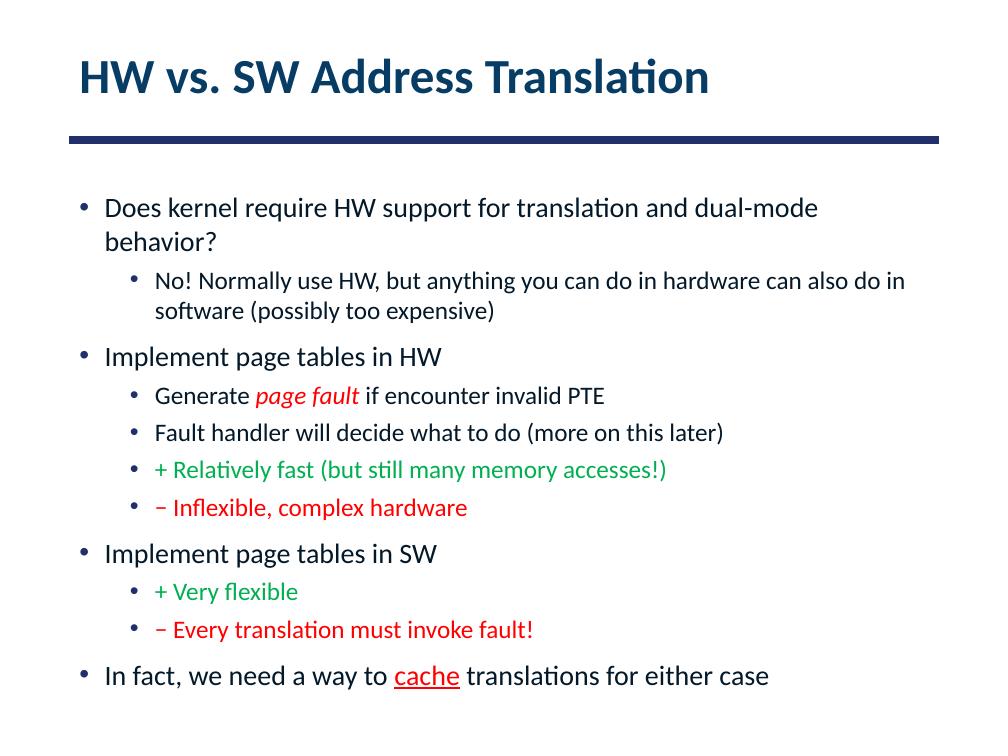
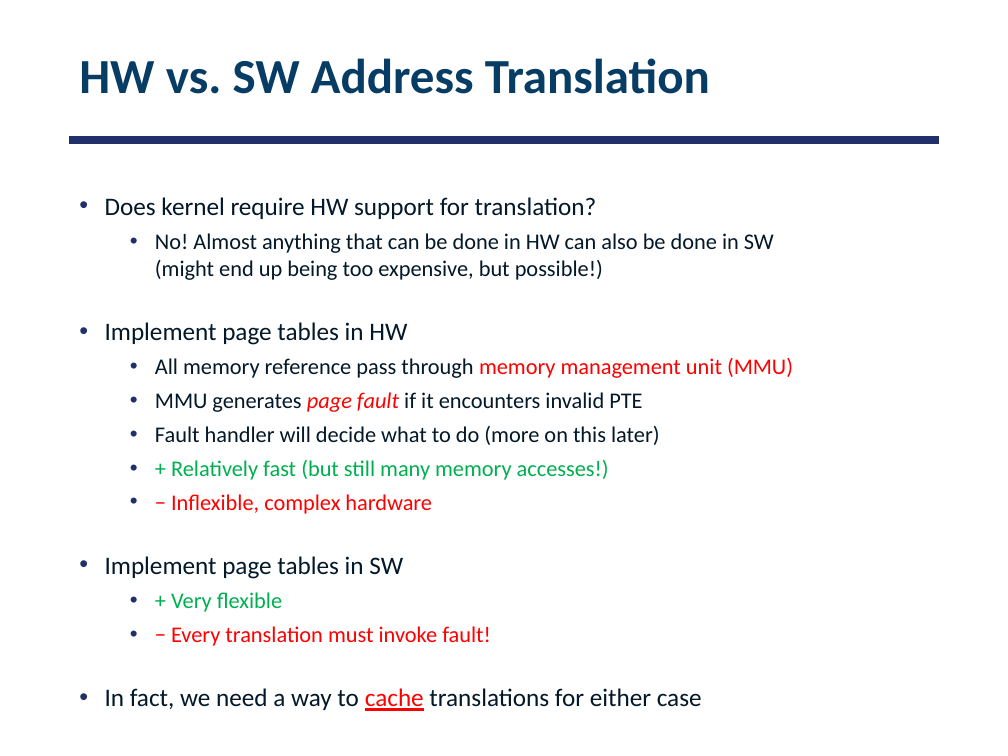
Before and after one commit to smajidzahedi/ECE350, a slide deck: slide 49 of 07-address.pptx. Drawn at 1008x756 pixels with LibreOffice and Linux fonts; fonts in the diff are those of the drawing. Boxes give left, top, right and bottom in pixels: in the first picture for what was removed or moved away, otherwise in the second. Text is boxed around its words. In the diff, an @@ line names an element or a change of style, - is before the commit and + after.

```diff
--- a/07-address.pptx
+++ b/07-address.pptx
@@ text at <box>105,197,774,280</box>: text changed; size 18 to 16 pt @@
-• Does kernel require HW support for translation and dual-mode behavior?
-  • No! Normally use HW, but anything you can do in hardware can also do in software (possibly too expensive)
+• Does kernel require HW support for translation?
+  • No! Almost anything that can be done in HW can also be done in SW
+    (might end up being too expensive, but possible!)
@@ text at <box>105,322,702,711</box>: size 20 to 18 pt in "Implement page tables in HW", "Implement page tables in SW", "In fact, we need a way to ..."; size 18 to 16 pt in "Fault handler will decide what to do ...", "+ Relatively fast (but still many memory ...", "− Inflexible, complex hardware", "+ Very flexible" and 1 more places @@
@@ text at <box>155,358,793,412</box>: text changed; size 18 to 16 pt @@
-  • Generate page fault if encounter invalid PTE
+  • All memory reference pass through memory management unit (MMU)
+  • MMU generates page fault if it encounters invalid PTE
```
Also in this commit, not shown: 1 other file.
